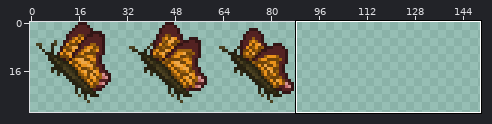
Two versions of one sprite sheet, Sarah's Welt/res/butterfly1.png. The first picture is a wide view before the edit; the outline marks the close-up.
Close-up. Before the edit:
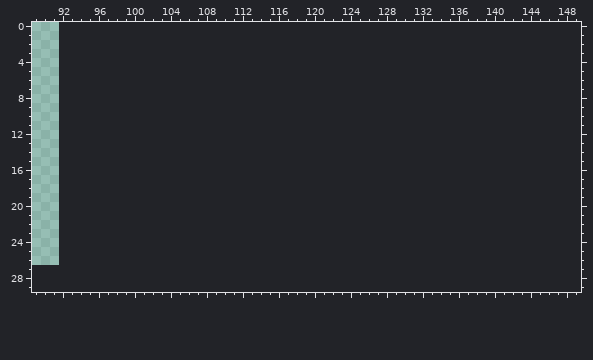
The file is 90x27 pixels. Shown: x 89..149, y 0..29. The old version is drawn lined up with the new one, on the new canvas.
After:
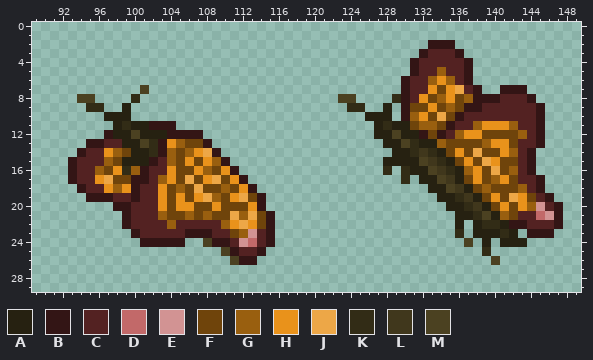
Palette (. is transparent): A #262111  B #331515  C #532222  D #c26969  E #d29393  F #6f440b  G #995f0f  H #e9921b  J #eda747  K #322c16  L #40371c  M #4b4121
What changed:
canvas 90x27 -> 150x30, the old top-left corner now at 2,0
Changed rows in their new state; - is an unchanged pixel.
first column x 93:
 2 ----------------------------------------BBB------------
 3 ---------------------------------------BCCCB-----------
 4 --------------------------------------BCCCCCB----------
 5 --------------------------------------BCCGCCB----------
 6 -------------------------------------BCCGHGCB----------
 7 --------M----------------------------BCCHFHJCB--BBB----
 8 -MM----K----------------------MM----KBCHFGHFGBBBCCCB---
 9 --KK--A------------------------KK--A-BFFHFGFBBCCCCCCB--
10 ----AAA--------------------------AAA-BGHFJFBCCCCCCCCB--
11 -----AKAABBB----------------------AKAAFGGFBCCGHHHGCCB--
12 ----BAAMAAABBBB-------------------AAMAABFBCGHHFFFFGCB--
13 --BBCCAAMKBHGFFB-------------------AAMKAAGFFFFGHHFCCB--
14 -BCCHGFAAKBGFGHJB-------------------AAKLKAFHFJFFHGCB---
15 BCCCGFAAABCGFHFHGB-----------------AAAAMLKAFHFJHFFCB---
16 BCCGFHKGBCCHFFHGFHB----------------K-KAAMLKAGHFJFGCB---
17 BCCHJFFBBCGHFJFHJFHB-----------------K-AAMLAFHFGHFCCB--
18 -BCCHGHBCCHFGFJFFGFHB-------------------AAMLAFGFFFGCB--
19 --BBBCCBCCHFHFHJGFHJFB-------------------AAKLAFHFJHFCB-
20 -----BBCCCHFHHFFHFFFHB--------------------AAKLAFHFHGECB
21 ------BCCCGFFGFGFFJGJFB--------------------AAKMAGFCCDEB
22 ------BCCCCGCCCCCGHJHFB--------------------A-AKKABBCCCB
23 -------BCCCCCBBBCCFGECB--------------------K-AAAKA-BBB-
24 --------BBBBB--MBBCEDCB---------------------M-A-AAA----
25 -----------------MBCCB------------------------K--------
26 ------------------MBB--------------------------M-------
Pixel boxes of the changes (left, top, right, bottom) in both close-ups:
added: (338, 40, 563, 265)
added: (68, 85, 275, 265)
